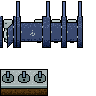
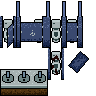
Layers edited between the first and the second 96 x 96 image:
added layer "Pasted Layer #1" above "bathroom #4" over <box>48,48,64,80</box>
added layer "bathroom #5" above "bathroom #3" over <box>68,51,89,73</box>
painted on "bathroom #3" over <box>51,22,61,42</box>
